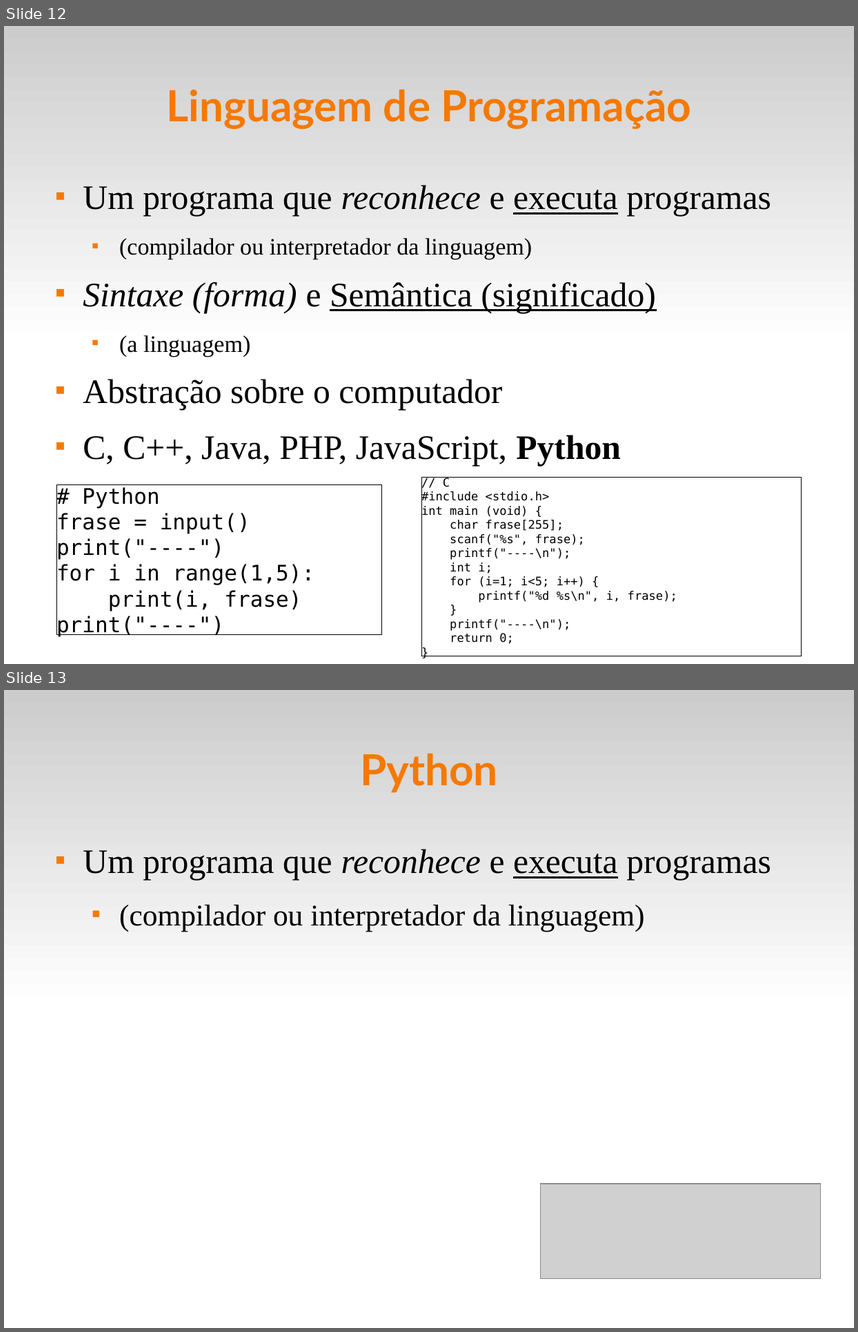
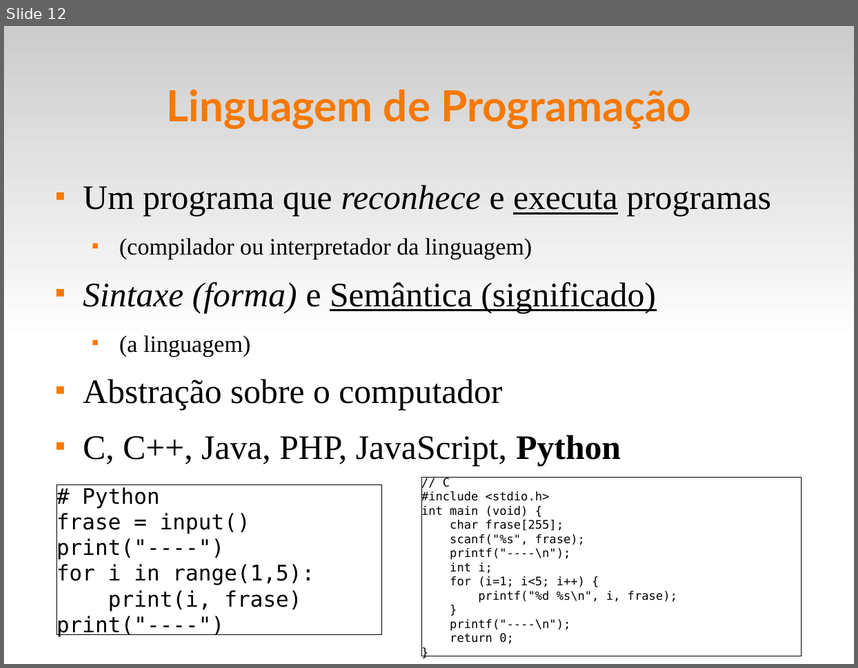
Before and after one commit to fsantanna-uerj/IPD, a slide deck: ipd.odp. Shown one above the other, each under a label of ours: slides 12 and 13 before the commit, slide 12 after it. The pictures are 858x1332 and 858x668 pixels, drawn with LibreOffice and Linux fonts; fonts in the diff are those of the drawing; grey boxes stand for pictures. Boxes give left, top, right and bottom in pixels: in the first picture for what was removed or moved away, otherwise in the second. Text is boxed around its words. In the diff, an @@ line names an element or a change of style, - is before the commit and + after.

Commit message:
(+) python, idle

```diff
--- a/ipd.odp
+++ b/ipd.odp
@@ slide 13 removed at bbox=[4, 690, 854, 1328], background #FFFFFF; not listed: 1 template element that a slide beside it also shows @@
@@ title removed at bbox=[360, 753, 498, 793] @@
-Python
@@ text removed at bbox=[83, 849, 771, 931] @@
-■ Um programa que reconhece e executa programas
-  ■ (compilador ou interpretador da linguagem)
@@ picture removed at bbox=[541, 1183, 821, 1279] @@
```
Also in this commit, not shown: 1 slide added, 2 other files.
